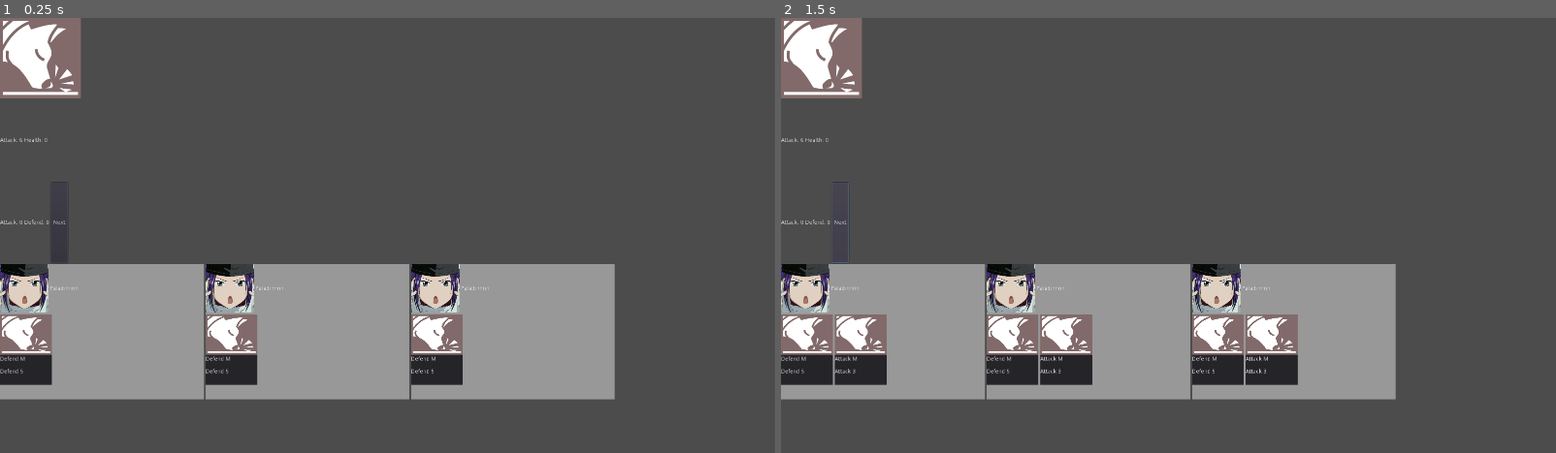
Above: before the commit, frames 1-2 (left to right).
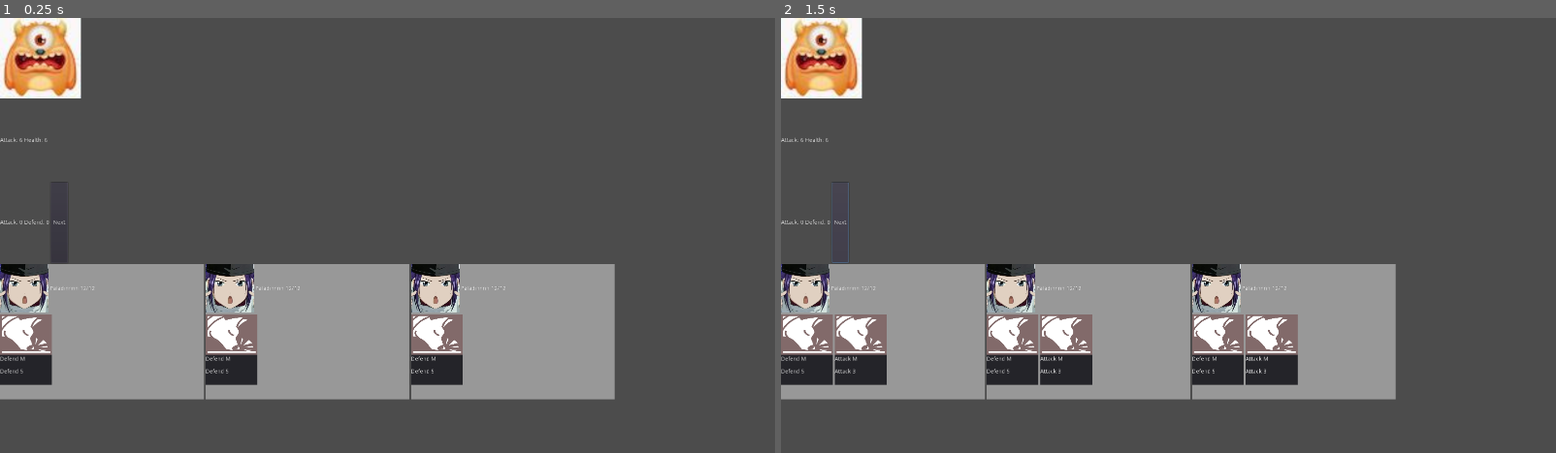
Above: after the commit, the same moments.

Repository: tzwm/CatHero
Game: Godot game, scene res://combat/combat.tscn
Two runs of this game, one before a commit and one after it. Both use one fixed random seed, a clock stepped at 60 frames per second and the inputs below. The project has no main scene, so this scene is started directly.
Inputs:
- Up to frame 1 (0.25 s): no input
- Up to frame 2 (1.5 s): click "Next" at 0.5 s; click "Next" at 1.25 s

The runs differ from the first frame. In frame 1, 1.8% of the frame differs, in the area x 0-66%, y 0-63%; in frame 2, 1.8%.

Commit message:
Update some files about the Monster

Diff:
--- a/card.gd
+++ b/card.gd
@@ -12,7 +12,11 @@
 	pass
 
 func _on_update_card(new_card):
+	var node_before = get_node("CardModel")
+	if node_before:
+		queue_free()
 	card = new_card
+	new_card.set_name("CardModel")
 	add_child(new_card)
 	$Panel/VBoxContainer/TopBar/Title.text = new_card.title
 	$Panel/VBoxContainer/MarginContainer2/Description.text = new_card.description
--- a/combat/combat.gd
+++ b/combat/combat.gd
@@ -1,27 +1,21 @@
 extends Control
 class_name Combat
 
-var monster : MonsterModel
+export(PackedScene) var MonsterModel
+onready var monster = MonsterModel.instance()
 var hero_attack : int
 var hero_defend : int
-var monster_attack : int
-var monster_health : int
 
 func _ready():
 	Global.Combat = self
-	var _monster_test = preload("res://data/monsters/all_monsters.tscn").instance().get_node("软泥怪")
-	combat_begin(_monster_test)
-
-func combat_begin(_monster: MonsterModel):
-	monster = _monster
-	monster_attack = monster.attack
-	monster_health = monster.health_current
+	add_child(monster)
 	hero_attack = 0
 	hero_defend = 0
 
 func _process(delta):
-	$VBoxContainer/MonsterAction/Attack.text = "Attack: %s" % monster_attack
-	$VBoxContainer/MonsterAction/Defend.text = "Health: %s" % monster_health
+	$VBoxContainer/Top/MonsterAvatar.texture = monster.avatar
+	$VBoxContainer/MonsterAction/Attack.text = "Attack: %s" % monster.attack
+	$VBoxContainer/MonsterAction/Health.text = "Health: %s" % monster.health_current
 	$VBoxContainer/HeroAction/Attack.text = "Attack: %s" % hero_attack
 	$VBoxContainer/HeroAction/Defend.text = "Defend: %s" % hero_defend
 
--- a/combat/combat.tscn
+++ b/combat/combat.tscn
@@ -1,8 +1,9 @@
-[gd_scene load_steps=4 format=2]
+[gd_scene load_steps=5 format=2]
 
 [ext_resource path="res://team.tscn" type="PackedScene" id=1]
 [ext_resource path="res://assets/sniffing-dog.png" type="Texture" id=2]
 [ext_resource path="res://combat/combat.gd" type="Script" id=3]
+[ext_resource path="res://data/monsters/ooze_monster.tscn" type="PackedScene" id=4]
 
 [node name="Combat" type="Control"]
 anchor_right = 1.0
@@ -11,6 +12,7 @@
 __meta__ = {
 "_edit_use_anchors_": false
 }
+MonsterModel = ExtResource( 4 )
 
 [node name="VBoxContainer" type="VBoxContainer" parent="."]
 margin_right = 1920.0
@@ -24,7 +26,7 @@
 margin_bottom = 200.0
 rect_min_size = Vector2( 0, 200 )
 
-[node name="NinePatchRect" type="NinePatchRect" parent="VBoxContainer/Top"]
+[node name="MonsterAvatar" type="NinePatchRect" parent="VBoxContainer/Top"]
 margin_right = 200.0
 margin_bottom = 200.0
 rect_min_size = Vector2( 200, 200 )
@@ -45,7 +47,7 @@
 margin_bottom = 107.0
 text = "Attack 50"
 
-[node name="Defend" type="Label" parent="VBoxContainer/MonsterAction"]
+[node name="Health" type="Label" parent="VBoxContainer/MonsterAction"]
 margin_left = 64.0
 margin_top = 93.0
 margin_right = 130.0
--- a/data/heros/paladin_hero.tscn
+++ b/data/heros/paladin_hero.tscn
@@ -10,6 +10,7 @@
 nickname = "Paladinnnn"
 avatar = ExtResource( 2 )
 character = 1
+health_max = 12
 
 [node name="DeckBuilt" type="Node" parent="."]
 
--- a/data/monsters/all_monsters.tscn
+++ /dev/null
@@ -1,14 +0,0 @@
-[gd_scene load_steps=3 format=2]
-
-[ext_resource path="res://model/monster_model.tscn" type="PackedScene" id=1]
-[ext_resource path="res://assets/sniffing-dog.png" type="Texture" id=2]
-
-[node name="AllMonsters" type="Node"]
-
-[node name="软泥怪" parent="." instance=ExtResource( 1 )]
-nickname = "软泥怪"
-avatar = ExtResource( 2 )
-level = 2
-health_max = 6
-attack = 6
-coin_dropped = 6
--- /dev/null
+++ b/data/monsters/ooze_monster.tscn
@@ -0,0 +1,13 @@
+[gd_scene load_steps=3 format=2]
+
+[ext_resource path="res://assets/monster.jpeg" type="Texture" id=1]
+[ext_resource path="res://model/monster_model.gd" type="Script" id=2]
+
+[node name="OozeMonster" type="Node"]
+script = ExtResource( 2 )
+nickname = "Ooze"
+avatar = ExtResource( 1 )
+level = 2
+health_max = 6
+attack = 6
+coin_dropped = 2
--- a/hero.gd
+++ b/hero.gd
@@ -10,6 +10,7 @@
 	add_child(hero)
 	$Panel/VBoxContainer/HBoxContainer/Avatar.texture = hero.avatar
 	$Panel/VBoxContainer/HBoxContainer/Nickname.text = hero.nickname
+	$Panel/VBoxContainer/HBoxContainer/Health.text = "%s/%s" % [hero.health_current, hero.health_max]
 
 func _process(delta):
 	#TODO(tzwm): 我先不管性能了，每帧都直接刷新了
--- a/hero.tscn
+++ b/hero.tscn
@@ -55,6 +55,13 @@
 margin_bottom = 67.0
 text = "test_tzwm"
 
+[node name="Health" type="Label" parent="Panel/VBoxContainer/HBoxContainer"]
+margin_left = 194.0
+margin_top = 53.0
+margin_right = 239.0
+margin_bottom = 67.0
+text = "20/100"
+
 [node name="HandCards" type="HBoxContainer" parent="Panel/VBoxContainer"]
 margin_top = 124.0
 margin_right = 505.0
--- a/model/hero_model.gd
+++ b/model/hero_model.gd
@@ -1,11 +1,15 @@
 extends Node
 class_name HeroModel
+
+const HAND_LIMIT = 3
 
 export(String) var nickname
 export(Texture) var avatar
 export(GameConst.Character) var character
+export(int) var health_max
 
-const HAND_LIMIT = 3
+onready var health_current = health_max
+var exp_current := 0
 
 onready var deck_built = $DeckBuilt.get_children()
 var deck_hand : Array
--- a/model/monster_model.gd
+++ b/model/monster_model.gd
@@ -9,13 +9,4 @@
 export(int) var coin_dropped
 #export(int) var skill
 
-var health_current
-
-# Called when the node enters the scene tree for the first time.
-func _init():
-	health_current = health_max
-
-
-# Called every frame. 'delta' is the elapsed time since the previous frame.
-#func _process(delta):
-#	pass
+onready var health_current = health_max
